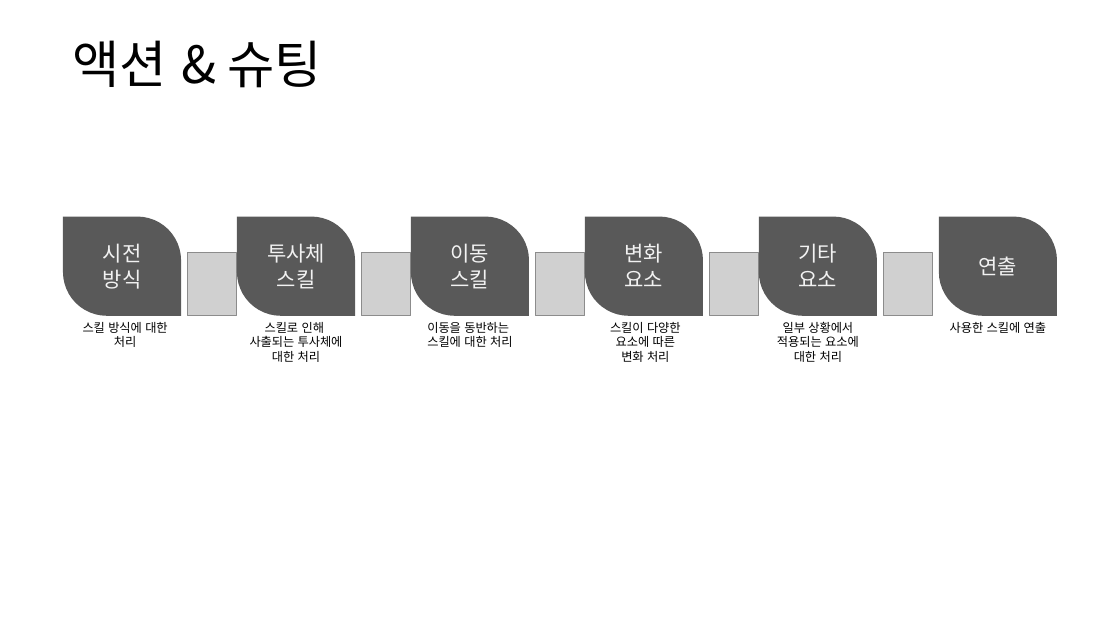
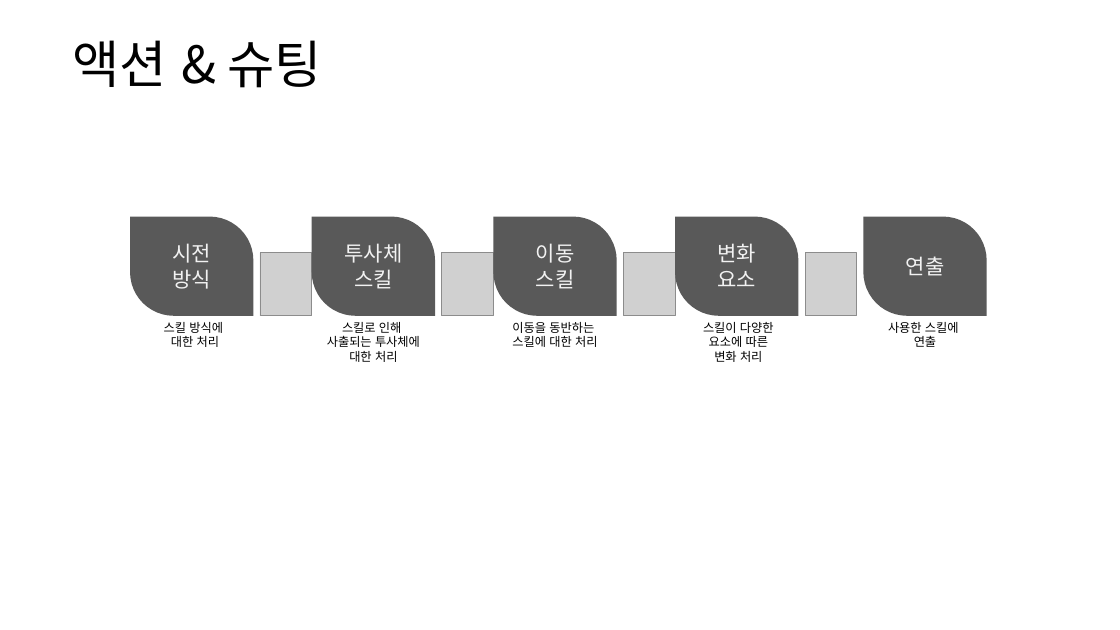
Before and after one commit to yjk0401/unityenginebasic_9th, a slide deck: slide 43 of 기획/방랑엽사전/스킬 시스템 기획서.pptx. Drawn at 1120x630 pixels with LibreOffice and Linux fonts; fonts in the diff are those of the drawing; grey boxes stand for pictures. Boxes give left, top, right and bottom in pixels: in the first picture for what was removed or moved away, otherwise in the second. Text is boxed around its words. In the diff, an @@ line names an element or a change of style, - is before the commit and + after.

```diff
--- a/기획/방랑엽사전/스킬 시스템 기획서.pptx
+++ b/기획/방랑엽사전/스킬 시스템 기획서.pptx
@@ round diag rect "시전" resized from (x1=63, y1=217, x2=181, y2=316) to (x1=130, y1=217, x2=254, y2=316) @@
@@ round diag rect "투사체" resized from (x1=237, y1=217, x2=355, y2=316) to (x1=312, y1=217, x2=435, y2=316) @@
@@ round diag rect "이동" resized from (x1=411, y1=217, x2=529, y2=316) to (x1=493, y1=217, x2=617, y2=316) @@
@@ round diag rect "변화" resized from (x1=585, y1=217, x2=703, y2=316) to (x1=676, y1=217, x2=799, y2=316) @@
@@ round diag rect removed at (x1=759, y1=217, x2=877, y2=316) @@
-기타
-요소
@@ round diag rect "연출" resized from (x1=939, y1=217, x2=1058, y2=316) to (x1=864, y1=217, x2=987, y2=316) @@
@@ picture moved from (x1=187, y1=253, x2=237, y2=316) to (x1=260, y1=253, x2=313, y2=316) @@
@@ picture moved from (x1=361, y1=253, x2=411, y2=316) to (x1=442, y1=253, x2=494, y2=316) @@
@@ picture moved from (x1=535, y1=253, x2=585, y2=316) to (x1=623, y1=253, x2=676, y2=316) @@
@@ picture moved from (x1=709, y1=253, x2=759, y2=316) to (x1=805, y1=253, x2=857, y2=316) @@
@@ picture removed at (x1=884, y1=253, x2=933, y2=316) @@
@@ text at (x1=164, y1=322, x2=223, y2=347): text changed @@
-스킬 방식에 대한 처리
+스킬 방식에
+대한 처리
@@ text "스킬로 인해" moved from (x1=250, y1=322, x2=343, y2=362) to (x1=327, y1=322, x2=420, y2=362) @@
@@ text "이동을 동반하는" moved from (x1=427, y1=322, x2=512, y2=347) to (x1=512, y1=322, x2=597, y2=347) @@
@@ text "스킬이 다양한" moved from (x1=610, y1=322, x2=681, y2=362) to (x1=703, y1=322, x2=774, y2=362) @@
@@ text removed at (x1=777, y1=321, x2=859, y2=362) @@
-일부 상황에서
-적용되는 요소에
-대한 처리
@@ text at (x1=888, y1=322, x2=959, y2=347): text changed @@
-사용한 스킬에 연출
+사용한 스킬에
+연출
```
Also in this commit, not shown: 10 other slides changed, 3 slides removed, 2 other files.
